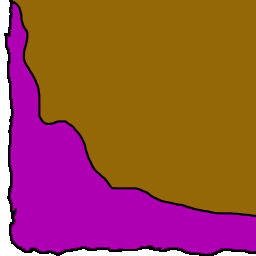
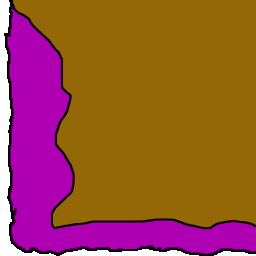
Layers edited between the first and the second w=256, h=256 image:
renamed "2" to "Layer 1", hid it, painted on it over [12, 0, 256, 230]
painted on "NUR Up" over [12, 0, 256, 230]
